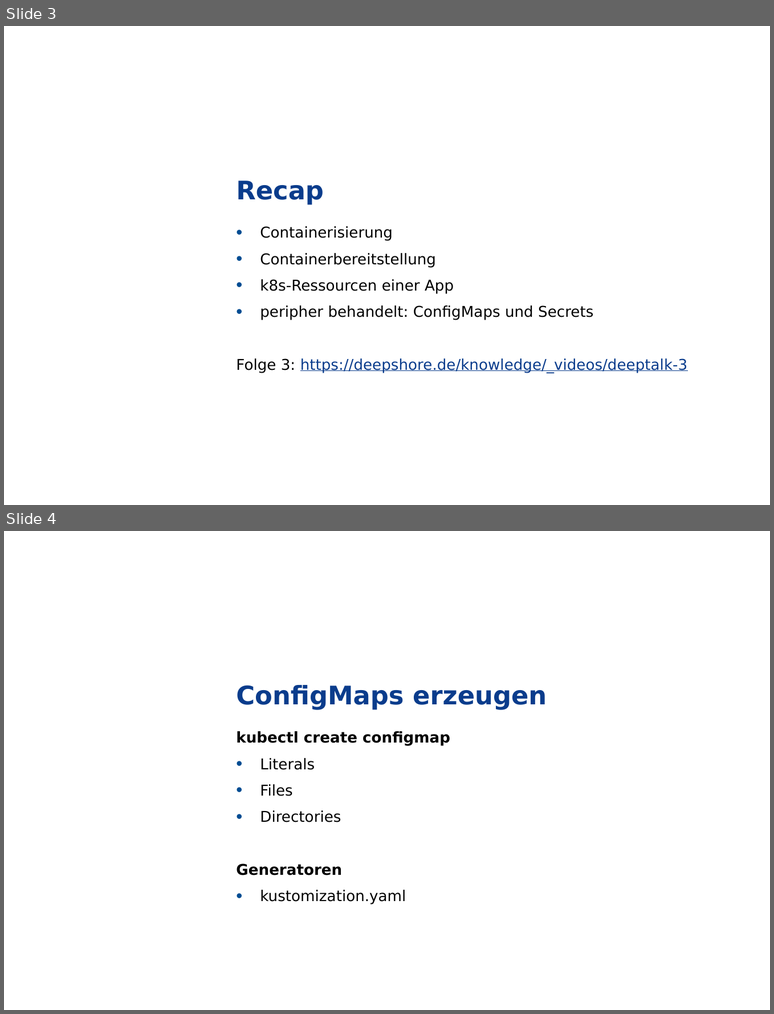
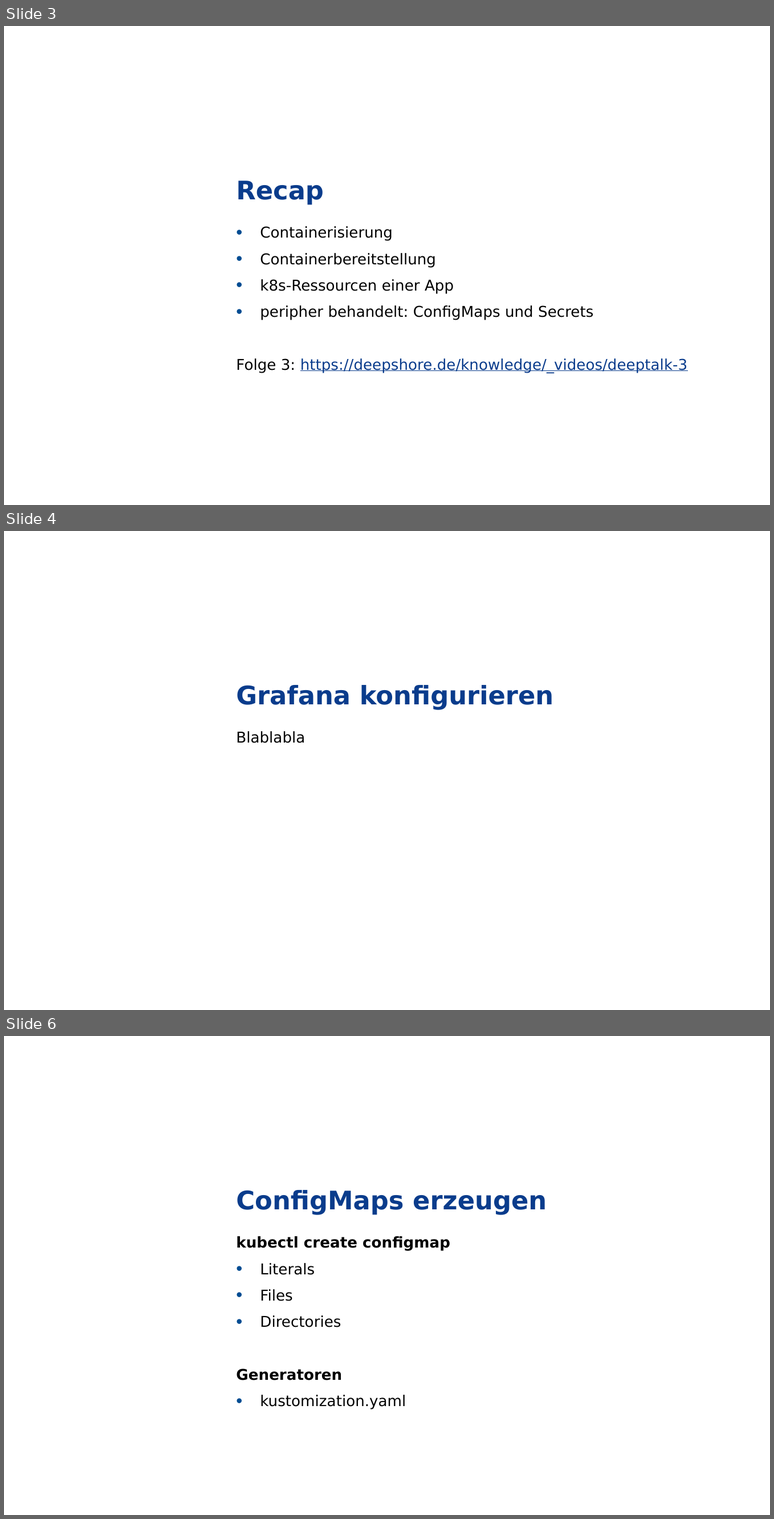
Before and after one commit to grothesk/deepshore-labs, a slide deck: 04-configmaps-und-secrets/deeptalk-04.pptx. Shown one above the other, each under a label of ours: slides 3 and 4 before the commit, slides 3, 4 and 6 after it; the slides between them are not shown. The pictures are 774x1014 and 774x1519 pixels, drawn with LibreOffice and Linux fonts; fonts in the diff are those of the drawing; background and template pictures are left out. Boxes give left, top, right and bottom in pixels: in the first picture for what was removed or moved away, otherwise in the second. Text is boxed around its words. In the diff, an @@ line names an element or a change of style, - is before the commit and + after.

```diff
--- a/04-configmaps-und-secrets/deeptalk-04.pptx
+++ b/04-configmaps-und-secrets/deeptalk-04.pptx
@@ slide 4 added at (4, 531, 770, 1010), background picture (left out); not listed: 1 template element that a slide beside it also shows @@
@@ title added at (236, 685, 554, 710), 24 pt, text #0A3C8C, bold @@
+Grafana konfigurieren
@@ text added at (236, 731, 305, 743), 14 pt, text #000000 @@
+Blablabla
@@ what was slide 4 is now slide 6 @@
```
Also in this commit, not shown: 3 slides changed, 1 other slide added, 10 other files.
